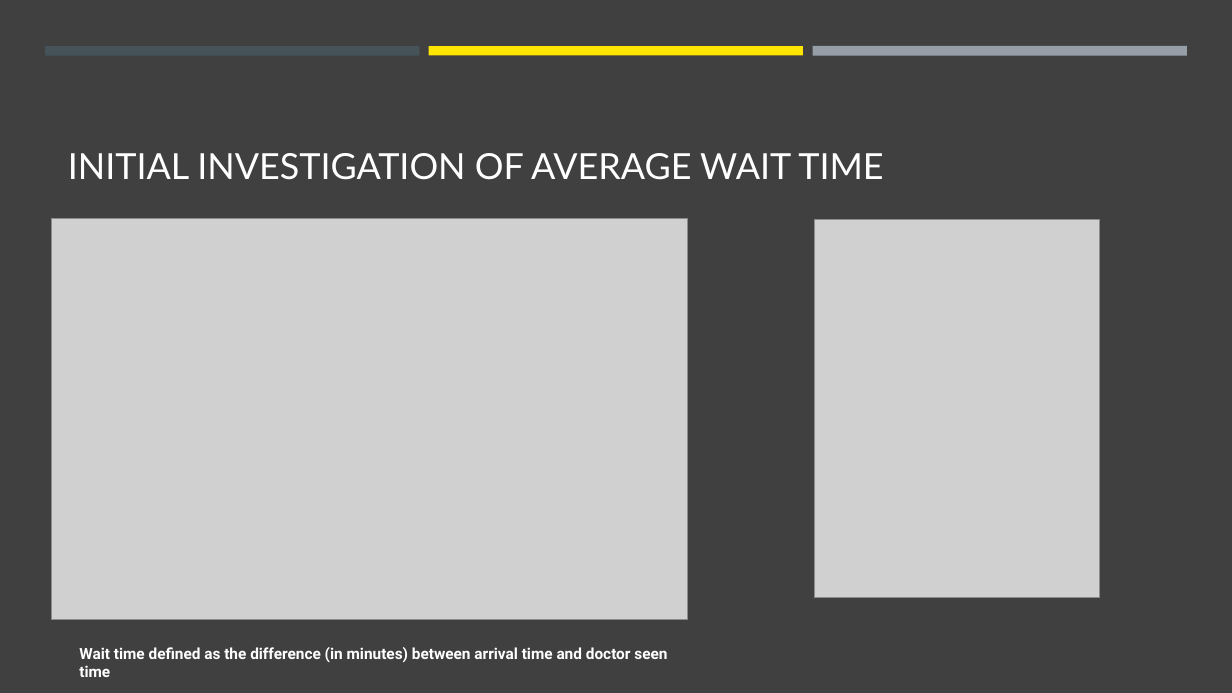
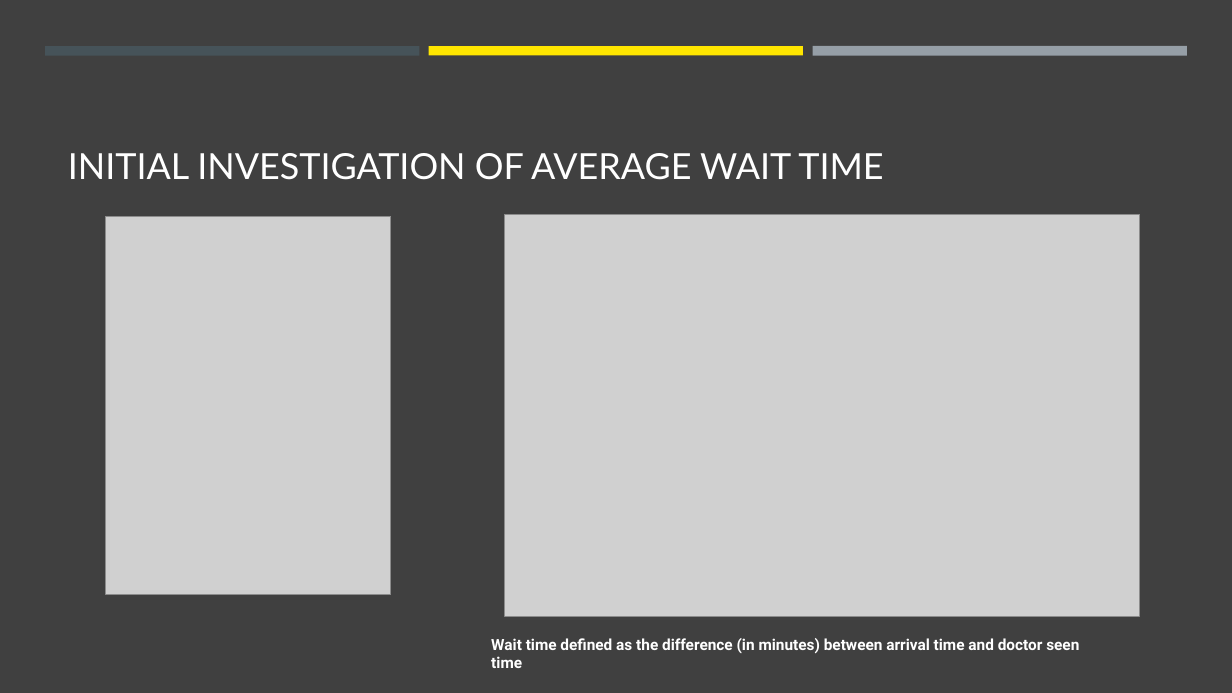
Before and after one commit to jasonnguyen3697/EY_DataChallenge, a slide deck: slide 5 of stuff.pptx. Drawn at 1232x693 pixels with LibreOffice and Linux fonts; fonts in the diff are those of the drawing; grey boxes stand for pictures. Boxes give left, top, right and bottom in pixels: in the first picture for what was removed or moved away, otherwise in the second. Text is boxed around its words. In the diff, an @@ line names an element or a change of style, - is before the commit and + after.

```diff
--- a/stuff.pptx
+++ b/stuff.pptx
@@ picture: place and size @@
-picture at bbox=[814, 220, 1100, 598]
+picture at bbox=[105, 216, 391, 594]
@@ picture: place and size @@
-picture at bbox=[52, 218, 687, 620]
+picture at bbox=[505, 214, 1140, 616]
@@ text "Wait time defined as the ...": place and size @@
-text "Wait time defined as the ..." at bbox=[79, 647, 667, 677]
+text "Wait time defined as the ..." at bbox=[491, 638, 1079, 668]
```
Also in this commit, not shown: 10 other slides changed, 1 slide added, 3 slides removed.
